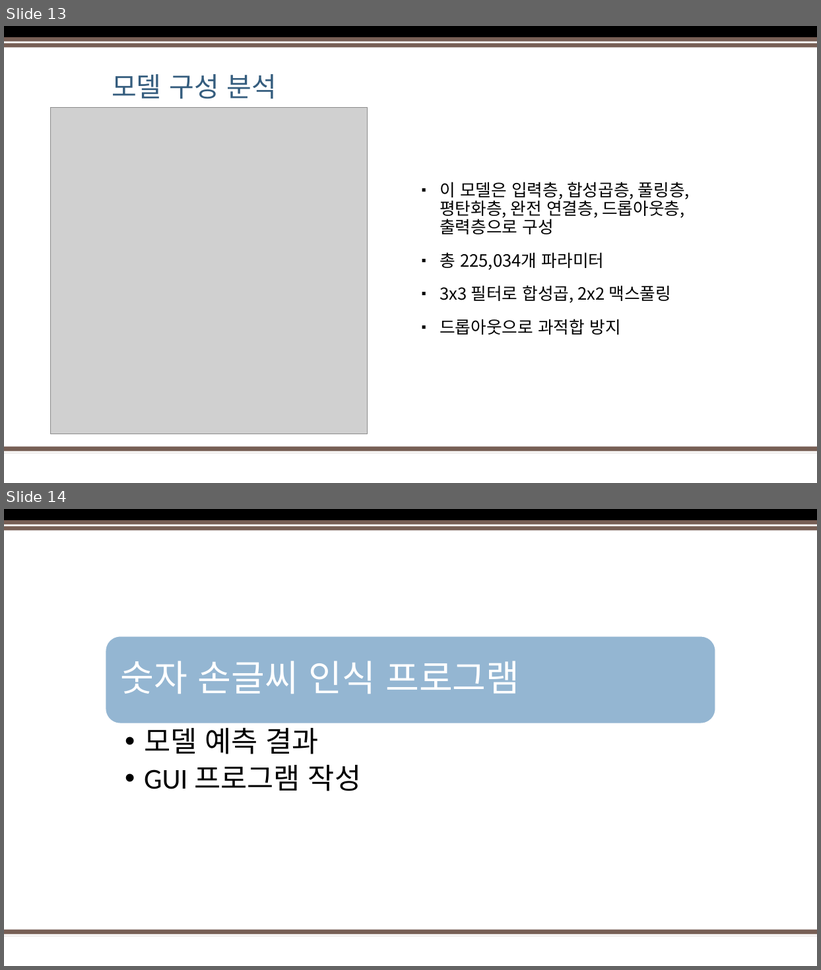
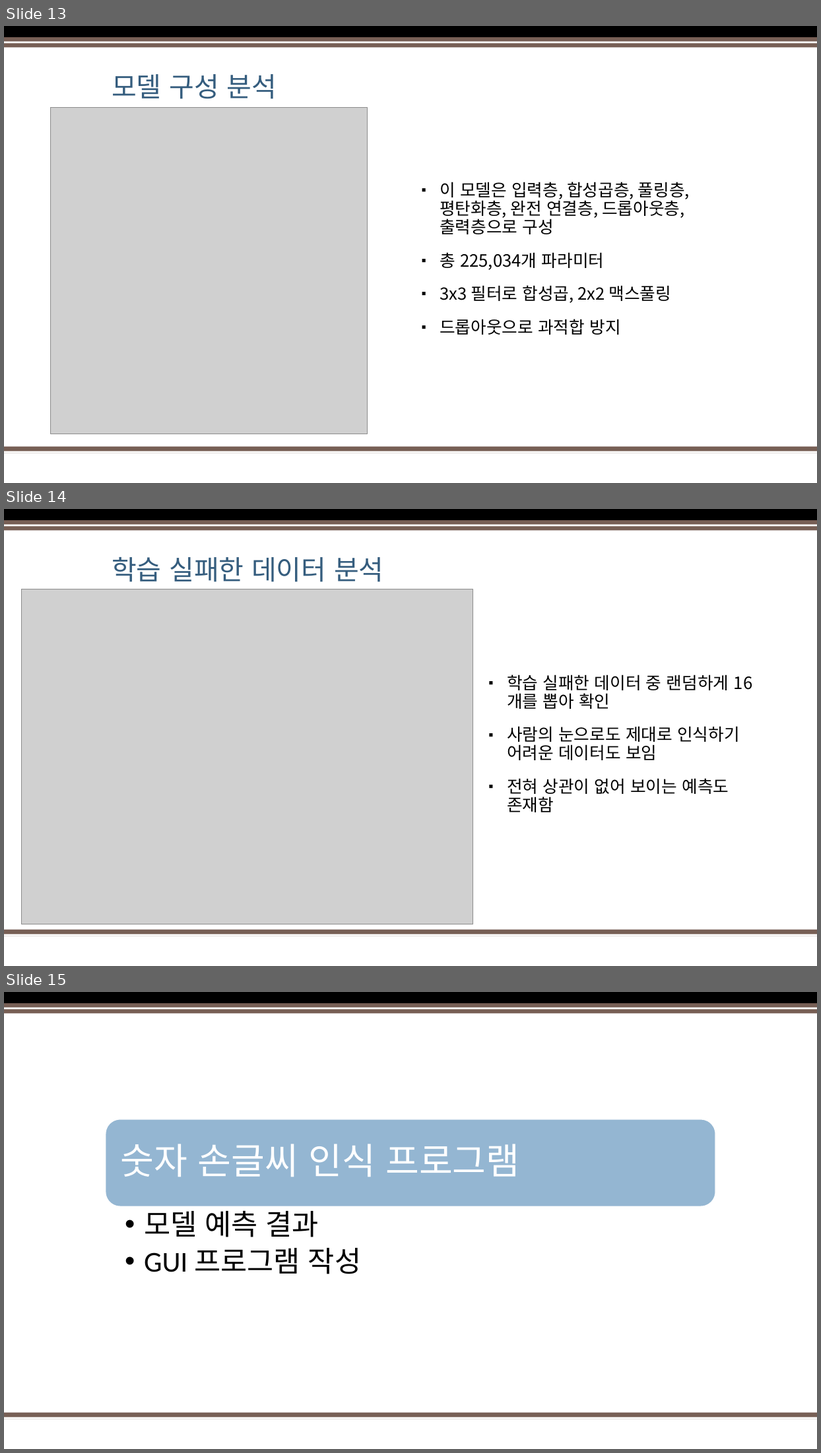
Before and after one commit to Jeong-Seongwon/portfolio, a slide deck: mnist/Portfolio.pptx. Shown one above the other, each under a label of ours: slides 13 and 14 before the commit, slides 13, 14 and 15 after it. The pictures are 821x970 and 821x1453 pixels, drawn with LibreOffice and Linux fonts; fonts in the diff are those of the drawing; grey boxes stand for pictures; background and template pictures are left out. Boxes give left, top, right and bottom in pixels: in the first picture for what was removed or moved away, otherwise in the second. Text is boxed around its words. In the diff, an @@ line names an element or a change of style, - is before the commit and + after.

```diff
--- a/mnist/Portfolio.pptx
+++ b/mnist/Portfolio.pptx
@@ slide 14 added at [4,509,817,966], background #FFFFFF; not listed: 5 template elements that a slide beside it also shows @@
@@ title added at [112,557,384,582], 32 pt, text #355D7E @@
+학습 실패한 데이터 분석
@@ picture added at [22,589,473,924] @@
@@ text added at [507,675,740,813], 20 pt, text #000000 @@
+▪ 학습 실패한 데이터 중 랜덤하게 16개를 뽑아 확인
+▪ 사람의 눈으로도 제대로 인식하기 어려운 데이터도 보임
+▪ 전혀 상관이 없어 보이는 예측도 존재함
@@ what was slide 14 is now slide 15 @@
```
Also in this commit, not shown: 1 slide changed, 1 other file.
